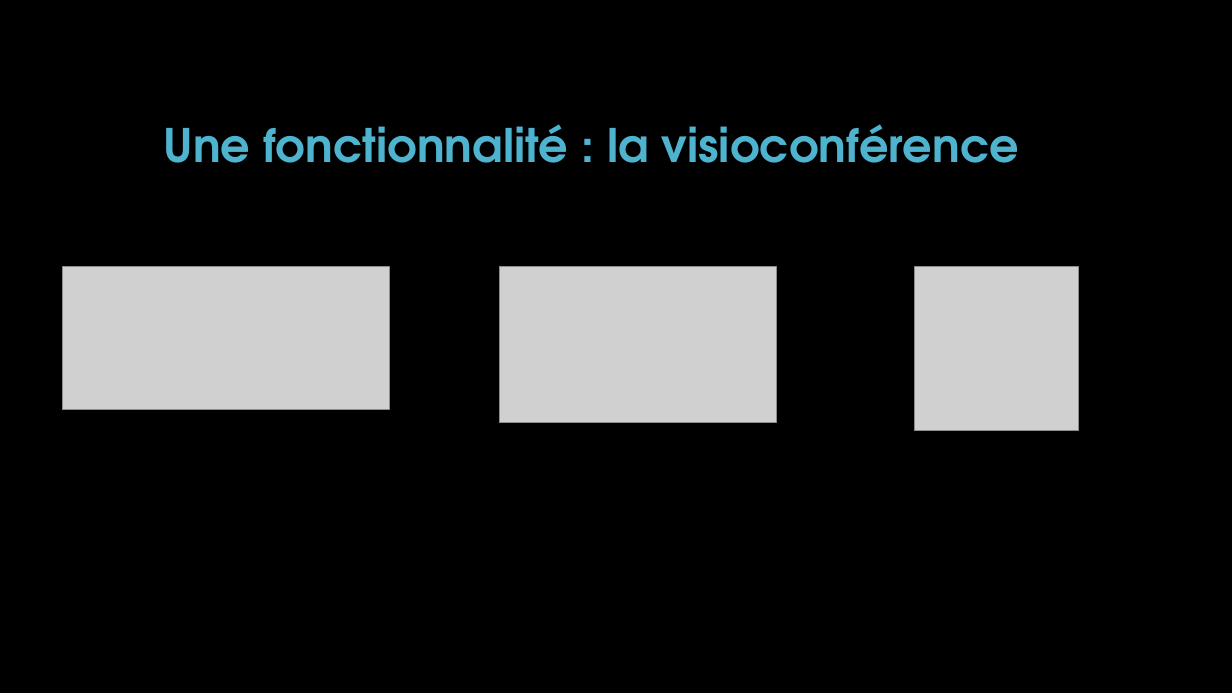
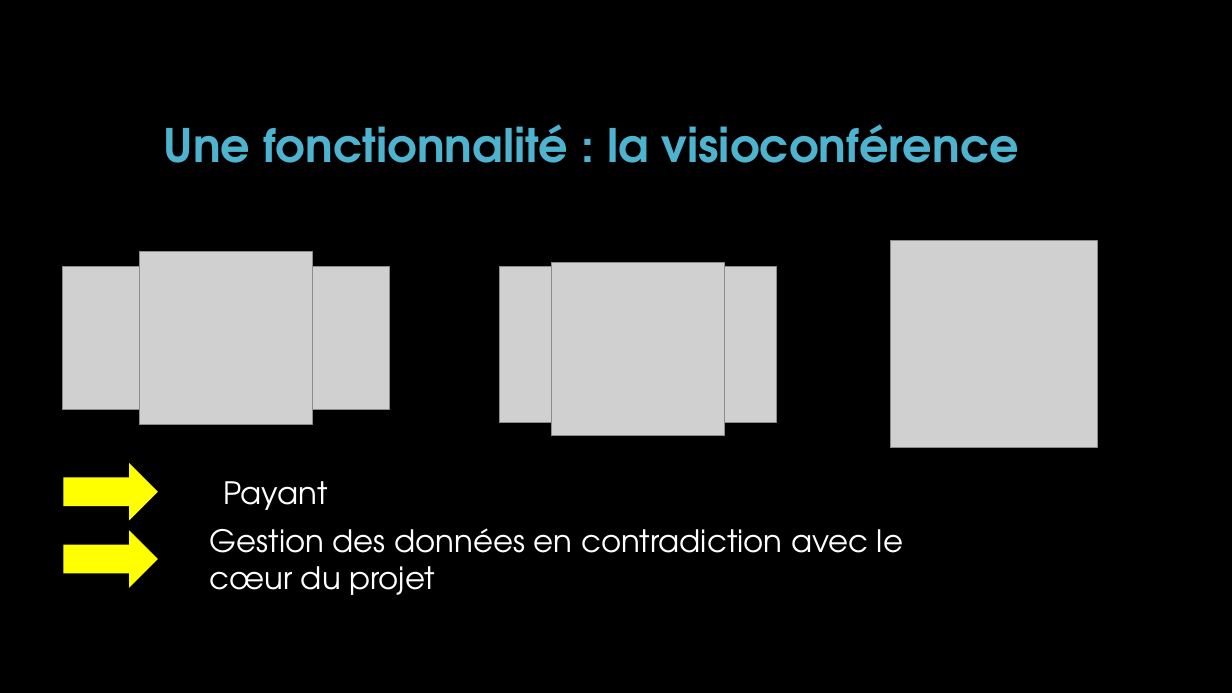
Before and after one commit to florianIBISC/Mattermost, a slide deck: slide 16 of Présentation de Mattermost.pptx. Drawn at 1232x693 pixels with LibreOffice and Linux fonts; fonts in the diff are those of the drawing; grey boxes stand for pictures; background and template pictures are left out. Boxes give left, top, right and bottom in pixels: in the first picture for what was removed or moved away, otherwise in the second. Text is boxed around its words. In the diff, an @@ line names an element or a change of style, - is before the commit and + after.

```diff
--- a/Présentation de Mattermost.pptx
+++ b/Présentation de Mattermost.pptx
@@ picture added at (x1=140, y1=251, x2=312, y2=424) @@
@@ picture added at (x1=552, y1=262, x2=725, y2=435) @@
@@ picture resized from (x1=914, y1=266, x2=1078, y2=430) to (x1=890, y1=240, x2=1097, y2=447) @@
@@ right arrow added at (x1=63, y1=463, x2=157, y2=520), fill #FFFF00 @@
@@ text added at (x1=223, y1=481, x2=328, y2=510), 24 pt, text #FFFFFF @@
+Payant
@@ right arrow added at (x1=63, y1=531, x2=157, y2=588), fill #FFFF00 @@
@@ text added at (x1=209, y1=528, x2=903, y2=595), 24 pt, text #FFFFFF @@
+Gestion des données en contradiction avec le cœur du projet
```
Also in this commit, not shown: 3 other slides changed.
